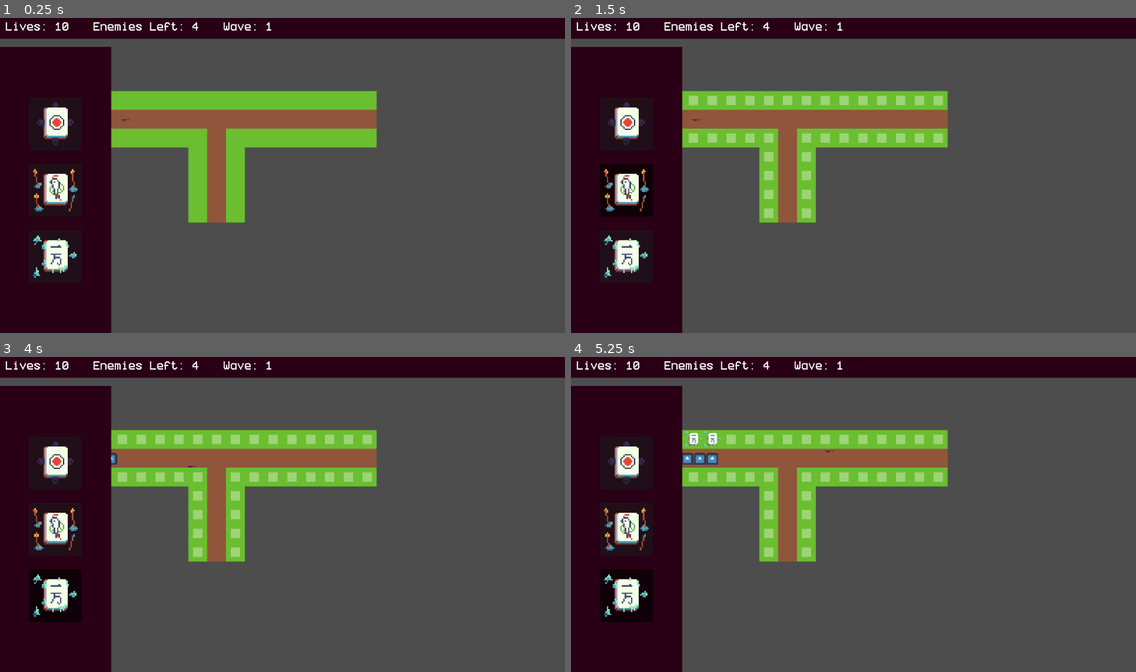
Above: before the commit, frames 1-4 (two rows, left to right).
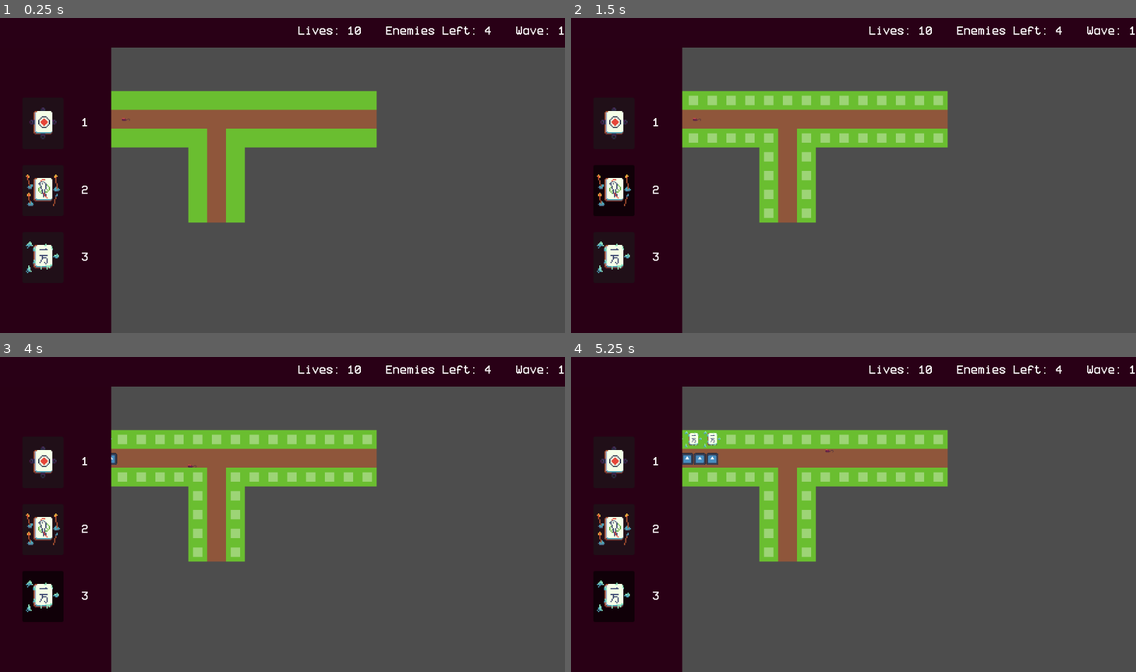
Above: after the commit, the same moments.

Repository: celestial-starfruit/camgamejam
Game: Godot game, scene res://scenes/game.tscn
Two runs of this game, one before a commit and one after it. Both use one fixed random seed, a clock stepped at 60 frames per second and the inputs below. The engine's default icon, where the game draws it, is replaced by a stand-in: a white triangle on a blue panel in a dark square.
Inputs (mouse positions are in pixels of both pictures, inside the frame that each line leads up to; where the layout moved, square brackets give the same spot in the first picture):
- Up to frame 1 (0.25 s): no input
- Up to frame 2 (1.5 s): click (616, 121) [627, 121] at 0.5 s; click (616, 191) [627, 191] at 1.25 s
- Up to frame 3 (4 s): click (45, 596) [56, 596] at 2 s; tap Enter at 2.75 s; move the mouse to (84, 438) at 2.77 s; press the mouse at (84, 438) at 2.78 s; hold Right (Right) 2.78-3.53 s; tap Space at 3.5 s; move the mouse to (101, 438) at 3.52 s; release the mouse at (101, 438) at 3.53 s; hold S (Down) from 3.53 s (still down); click (101, 438) at 3.6 s
- Up to frame 4 (5.25 s): tap Enter at 4.25 s; move the mouse to (695, 438) at 4.27 s; release S (Down) at 4.28 s; press the mouse at (695, 438) at 4.28 s; hold Right (Right) 4.28-5.03 s; move the mouse to (712, 438) at 5.02 s; release the mouse at (712, 438) at 5.03 s; hold Up (Up) from 5.03 s (still down); click (712, 438) at 5.1 s

The runs differ from the first frame. In frame 1, 5.6% of the frame differs, in the area x 0-100%, y 1-83%; in frame 2, 6.1%; in frame 3, 6.2%, in the area x 0-100%, y 1-85%; in frame 4, 6.2%.

Commit message:
Made TowerContainer a grid with available tower text

Diff:
--- a/scenes/ui.tscn
+++ b/scenes/ui.tscn
@@ -24,7 +24,7 @@
 color = Color(0.16102096, 0.0008604154, 0.0844514, 1)
 metadata/_edit_use_anchors_ = true
 
-[node name="TowerContainer" type="VBoxContainer" parent="TowerMenu" unique_id=2000092518]
+[node name="TowerContainer" type="GridContainer" parent="TowerMenu" unique_id=1241701629]
 layout_mode = 1
 anchors_preset = 8
 anchor_left = 0.5
@@ -33,13 +33,16 @@
 anchor_bottom = 0.5
 offset_left = -45.444447
 offset_top = -158.0
-offset_right = 45.444447
+offset_right = 45.444443
 offset_bottom = 158.0
 grow_horizontal = 2
 grow_vertical = 2
-theme_override_constants/separation = 23
+theme_override_constants/h_separation = 30
+theme_override_constants/v_separation = 27
+columns = 2
 
 [node name="Peashooter" type="Button" parent="TowerMenu/TowerContainer" unique_id=63836738]
+custom_minimum_size = Vector2(70, 70)
 layout_mode = 2
 size_flags_vertical = 3
 focus_mode = 0
@@ -49,7 +52,12 @@
 icon_alignment = 1
 expand_icon = true
 
+[node name="PeashooterAvailable" type="Label" parent="TowerMenu/TowerContainer" unique_id=1163651265]
+layout_mode = 2
+text = "1"
+
 [node name="Fire" type="Button" parent="TowerMenu/TowerContainer" unique_id=1138151629]
+custom_minimum_size = Vector2(70, 70)
 layout_mode = 2
 size_flags_vertical = 3
 focus_mode = 0
@@ -59,7 +67,12 @@
 icon_alignment = 1
 expand_icon = true
 
+[node name="FireAvailable" type="Label" parent="TowerMenu/TowerContainer" unique_id=1565842469]
+layout_mode = 2
+text = "2"
+
 [node name="Freeze" type="Button" parent="TowerMenu/TowerContainer" unique_id=1185099785]
+custom_minimum_size = Vector2(70, 70)
 layout_mode = 2
 size_flags_vertical = 3
 focus_mode = 0
@@ -69,10 +82,14 @@
 icon_alignment = 1
 expand_icon = true
 
+[node name="FreezeAvailable" type="Label" parent="TowerMenu/TowerContainer" unique_id=371767311]
+layout_mode = 2
+text = "3"
+
 [node name="TopBar" type="ColorRect" parent="." unique_id=1919265641]
 anchors_preset = 10
 anchor_right = 1.0
-offset_bottom = 39.0
+offset_bottom = 54.0
 grow_horizontal = 2
 size_flags_horizontal = 4
 size_flags_vertical = 0
@@ -84,10 +101,11 @@
 anchors_preset = 15
 anchor_right = 1.0
 anchor_bottom = 1.0
-offset_left = 9.0
+offset_left = 19.0
 grow_horizontal = 2
 grow_vertical = 2
 theme_override_constants/separation = 41
+alignment = 2
 
 [node name="Lives" type="HBoxContainer" parent="TopBar/HBoxContainer" unique_id=1741300263]
 layout_mode = 2
